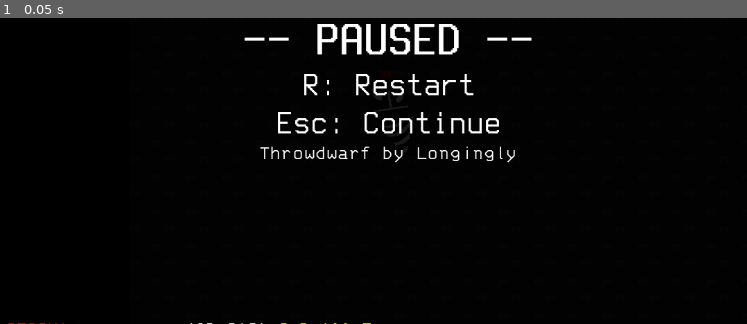
Above: before the commit, frame 1.
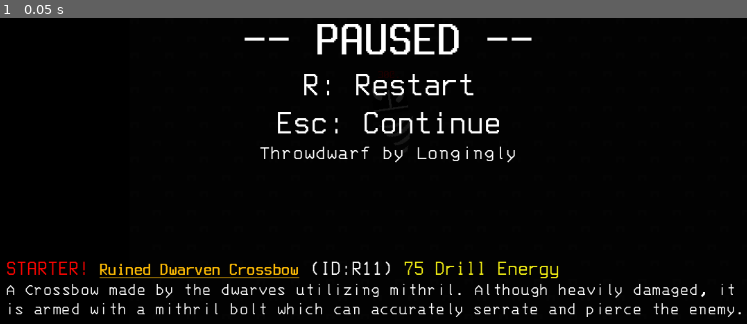
Above: after the commit, the same moment.

Repository: StaringLongingly/Throwdwarf
Game: Godot game, scene res://Game.tscn
The game is run twice, just before and just after one commit, with the same random seed, the same clock (stepped at 60 frames per second) and the same inputs.
Inputs:
- Up to frame 1 (0.05 s): no input

The runs differ from the first frame. In frame 1, 3.4% of the frame differs, in the area x 0-100%, y 79-100%.

Commit message:
Drill animation speed now reflects drill speed

Diff:
--- a/Game.tscn
+++ b/Game.tscn
@@ -1,33 +1,35 @@
-[gd_scene load_steps=57 format=3 uid="uid://g4pomsca342k"]
+[gd_scene load_steps=59 format=3 uid="uid://g4pomsca342k"]
 
 [ext_resource type="Script" path="res://scripts/Spawn Enemies.gd" id="1_4y6e0"]
 [ext_resource type="Texture2D" uid="uid://bx50dl8v58bq7" path="res://sprites/helmet.png" id="1_gwdp4"]
 [ext_resource type="Script" path="res://scripts/HelmetFollowBody.gd" id="2_htryi"]
 [ext_resource type="Script" path="res://scripts/character_body_2d.gd" id="3_qhakb"]
-[ext_resource type="Texture2D" uid="uid://bl4gfdmkda1f7" path="res://sprites/drill_v2/drill_v2_1.png" id="4_2biel"]
-[ext_resource type="Texture2D" uid="uid://dpayti0gepckq" path="res://sprites/drill_v2/drill_v2_2.png" id="5_qabg5"]
-[ext_resource type="Texture2D" uid="uid://c4v82gs4lw66k" path="res://sprites/drill_v2/drill_v2_3.png" id="6_7pqyj"]
-[ext_resource type="Texture2D" uid="uid://58kb6xsfqj8f" path="res://sprites/drill_v2/drill_v2_4.png" id="7_ev0tn"]
-[ext_resource type="Texture2D" uid="uid://d1tntyek3478t" path="res://sprites/drill_v2/drill_v2_5.png" id="8_n7rcw"]
-[ext_resource type="Texture2D" uid="uid://c3tl8ny7h3iuv" path="res://sprites/drill_v2/drill_v2_6.png" id="9_irc7c"]
-[ext_resource type="Texture2D" uid="uid://c6vnu6o0rl47n" path="res://sprites/drill_v2/drill_v2_7.png" id="10_2o4my"]
-[ext_resource type="Texture2D" uid="uid://bdobbji8i3h5s" path="res://sprites/drill_v2/drill_v2_8.png" id="11_mgmab"]
-[ext_resource type="Texture2D" uid="uid://b0mkssyq0e6fv" path="res://sprites/drill_v2/drill_v2_9.png" id="12_2sucp"]
-[ext_resource type="Texture2D" uid="uid://pbth2kib7ik7" path="res://sprites/drill_v2/drill_v2_10.png" id="13_0rvbh"]
-[ext_resource type="Texture2D" uid="uid://cklexdi8tb6d" path="res://sprites/drill_v2/drill_v2_11.png" id="14_1utxr"]
-[ext_resource type="Texture2D" uid="uid://b1i1sweefqv4h" path="res://sprites/drill_v2/drill_v2_12.png" id="15_ogxef"]
-[ext_resource type="Texture2D" uid="uid://bruoe4kfdh2a3" path="res://sprites/drill_v2/drill_v2_13.png" id="16_a44au"]
-[ext_resource type="Texture2D" uid="uid://2qny0pcusp2e" path="res://sprites/drill_v2/drill_v2_14.png" id="17_x7nbo"]
-[ext_resource type="Texture2D" uid="uid://qj8dumaqrpwy" path="res://sprites/drill_v2/drill_v2_15.png" id="18_uhcxt"]
-[ext_resource type="Texture2D" uid="uid://dy6vghnfw3eq5" path="res://sprites/drill_v2/drill_v2_16.png" id="19_bwr61"]
-[ext_resource type="Texture2D" uid="uid://bcm5pl2gcknof" path="res://sprites/drill_v2/drill_v2_17.png" id="20_qb8nx"]
-[ext_resource type="Texture2D" uid="uid://dd3gmefqjjbl2" path="res://sprites/drill_v2/drill_v2_18.png" id="21_fqufg"]
-[ext_resource type="Texture2D" uid="uid://db1i47fc7n4so" path="res://sprites/drill_v2/drill_v2_19.png" id="22_13mdf"]
+[ext_resource type="Texture2D" uid="uid://2cit8h8jrbqo" path="res://sprites/drill_v3/drill_v3_1.png" id="7_t7ou3"]
+[ext_resource type="Texture2D" uid="uid://cj3mww8f4q3hg" path="res://sprites/drill_v3/drill_v3_2.png" id="8_6xc34"]
+[ext_resource type="Texture2D" uid="uid://cnp4wfv8jwj32" path="res://sprites/drill_v3/drill_v3_3.png" id="9_4s2rv"]
+[ext_resource type="Texture2D" uid="uid://ykrn7t3gkbe0" path="res://sprites/drill_v3/drill_v3_4.png" id="10_vgblj"]
+[ext_resource type="Texture2D" uid="uid://xcdls0ynhqf" path="res://sprites/drill_v3/drill_v3_5.png" id="11_axrg8"]
+[ext_resource type="Texture2D" uid="uid://byebfxaybcs3q" path="res://sprites/drill_v3/drill_v3_6.png" id="12_vkcvi"]
+[ext_resource type="Texture2D" uid="uid://o7b3coep1g54" path="res://sprites/drill_v3/drill_v3_7.png" id="13_jm1ca"]
+[ext_resource type="Texture2D" uid="uid://iau1cdhctxlq" path="res://sprites/drill_v3/drill_v3_8.png" id="14_3tbwd"]
+[ext_resource type="Texture2D" uid="uid://0tuafe4rc64o" path="res://sprites/drill_v3/drill_v3_9.png" id="15_s8j0s"]
+[ext_resource type="Texture2D" uid="uid://dvrirf28idg56" path="res://sprites/drill_v3/drill_v3_10.png" id="16_csqm6"]
+[ext_resource type="Texture2D" uid="uid://bp6gj30r3k1yd" path="res://sprites/drill_v3/drill_v3_11.png" id="17_clcom"]
+[ext_resource type="Texture2D" uid="uid://b72ciwaf6ywci" path="res://sprites/drill_v3/drill_v3_12.png" id="18_olnu3"]
+[ext_resource type="Texture2D" uid="uid://6p60utdti6fy" path="res://sprites/drill_v3/drill_v3_13.png" id="19_b514h"]
+[ext_resource type="Texture2D" uid="uid://c6w51padreu75" path="res://sprites/drill_v3/drill_v3_14.png" id="20_k3vxp"]
+[ext_resource type="Texture2D" uid="uid://bhvmdk0wytx8n" path="res://sprites/drill_v3/drill_v3_15.png" id="21_gad2a"]
+[ext_resource type="Texture2D" uid="uid://nsb1p5r1taaw" path="res://sprites/drill_v3/drill_v3_16.png" id="22_nsm5w"]
+[ext_resource type="Texture2D" uid="uid://xu1tmep0obul" path="res://sprites/drill_v3/drill_v3_17.png" id="23_owpe4"]
 [ext_resource type="Script" path="res://scripts/drill.gd" id="23_unqb6"]
 [ext_resource type="Script" path="res://scripts/particle_parent.gd" id="24_1k5gd"]
+[ext_resource type="Texture2D" uid="uid://bs028a55ieh4n" path="res://sprites/drill_v3/drill_v3_18.png" id="24_gbf8y"]
+[ext_resource type="Texture2D" uid="uid://dm2ccoq374due" path="res://sprites/drill_v3/drill_v3_19.png" id="25_kpelu"]
 [ext_resource type="PackedScene" uid="uid://dd4dyytaho71c" path="res://scenes/drill_particle.tscn" id="25_n7681"]
 [ext_resource type="PackedScene" uid="uid://pts84332r2e1" path="res://scenes/drill_break_particle.tscn" id="26_2cqtc"]
+[ext_resource type="Texture2D" uid="uid://d4lnfolfpwkpd" path="res://sprites/drill_v3/drill_v3_20.png" id="26_sw8uq"]
 [ext_resource type="Script" path="res://scripts/camera_2d.gd" id="27_60si4"]
+[ext_resource type="Texture2D" uid="uid://i7d2rforvjcs" path="res://sprites/drill_v3/drill_v3_21.png" id="27_e03hj"]
 [ext_resource type="Texture2D" uid="uid://bb1k07befyqgt" path="res://sprites/breakBlack.png" id="28_df15o"]
 [ext_resource type="FontFile" uid="uid://c6ol0yxmxxu1w" path="res://addons/godot-vim/TerminessNerdFont-Regular.ttf" id="29_w8agl"]
 [ext_resource type="FontFile" uid="uid://bkytyi8vvmlum" path="res://addons/godot-vim/TerminessNerdFont-Italic.ttf" id="30_bpxdh"]
@@ -68,61 +70,67 @@
 animations = [{
 "frames": [{
 "duration": 1.0,
-"texture": ExtResource("4_2biel")
-}, {
-"duration": 1.0,
-"texture": ExtResource("5_qabg5")
-}, {
-"duration": 1.0,
-"texture": ExtResource("6_7pqyj")
-}, {
-"duration": 1.0,
-"texture": ExtResource("7_ev0tn")
-}, {
-"duration": 1.0,
-"texture": ExtResource("8_n7rcw")
-}, {
-"duration": 1.0,
-"texture": ExtResource("9_irc7c")
-}, {
-"duration": 1.0,
-"texture": ExtResource("10_2o4my")
-}, {
-"duration": 1.0,
-"texture": ExtResource("11_mgmab")
-}, {
-"duration": 1.0,
-"texture": ExtResource("12_2sucp")
-}, {
-"duration": 1.0,
-"texture": ExtResource("13_0rvbh")
-}, {
-"duration": 1.0,
-"texture": ExtResource("14_1utxr")
-}, {
-"duration": 1.0,
-"texture": ExtResource("15_ogxef")
-}, {
-"duration": 1.0,
-"texture": ExtResource("16_a44au")
-}, {
-"duration": 1.0,
-"texture": ExtResource("17_x7nbo")
-}, {
-"duration": 1.0,
-"texture": ExtResource("18_uhcxt")
-}, {
-"duration": 1.0,
-"texture": ExtResource("19_bwr61")
-}, {
-"duration": 1.0,
-"texture": ExtResource("20_qb8nx")
-}, {
-"duration": 1.0,
-"texture": ExtResource("21_fqufg")
-}, {
-"duration": 1.0,
-"texture": ExtResource("22_13mdf")
+"texture": ExtResource("7_t7ou3")
+}, {
+"duration": 1.0,
+"texture": ExtResource("8_6xc34")
+}, {
+"duration": 1.0,
+"texture": ExtResource("9_4s2rv")
+}, {
+"duration": 1.0,
+"texture": ExtResource("10_vgblj")
+}, {
+"duration": 1.0,
+"texture": ExtResource("11_axrg8")
+}, {
+"duration": 1.0,
+"texture": ExtResource("12_vkcvi")
+}, {
+"duration": 1.0,
+"texture": ExtResource("13_jm1ca")
+}, {
+"duration": 1.0,
+"texture": ExtResource("14_3tbwd")
+}, {
+"duration": 1.0,
+"texture": ExtResource("15_s8j0s")
+}, {
+"duration": 1.0,
+"texture": ExtResource("16_csqm6")
+}, {
+"duration": 1.0,
+"texture": ExtResource("17_clcom")
+}, {
+"duration": 1.0,
+"texture": ExtResource("18_olnu3")
+}, {
+"duration": 1.0,
+"texture": ExtResource("19_b514h")
+}, {
+"duration": 1.0,
+"texture": ExtResource("20_k3vxp")
+}, {
+"duration": 1.0,
+"texture": ExtResource("21_gad2a")
+}, {
+"duration": 1.0,
+"texture": ExtResource("22_nsm5w")
+}, {
+"duration": 1.0,
+"texture": ExtResource("23_owpe4")
+}, {
+"duration": 1.0,
+"texture": ExtResource("24_gbf8y")
+}, {
+"duration": 1.0,
+"texture": ExtResource("25_kpelu")
+}, {
+"duration": 1.0,
+"texture": ExtResource("26_sw8uq")
+}, {
+"duration": 1.0,
+"texture": ExtResource("27_e03hj")
 }],
 "loop": true,
 "name": &"default",
@@ -442,7 +450,6 @@
 script = ExtResource("37_nqwky")
 searchLabel = NodePath("../HUD/Search")
 itemCountLabel = NodePath("../HUD/ItemCount")
-cheatMode = true
 common_artifacts = {
 "Old Pickaxe": {
 "description": "An old rusty pickaxe made by a fallen dwarf colony. Pierces enemies.",
--- a/scripts/Block.gd
+++ b/scripts/Block.gd
@@ -30,6 +30,7 @@
 			var totalSellValue = get_node("/root/Node2D/Artifact").calculate_total_sell_value()
 			# print(totalSellValue)
 			var speedGain = totalSellValue * speedGainScale / 1000
+			get_node("/root/Node2D/Player/Drill & Colliders/Drill Sprite").speed_scale = -1 -speedGain
 			hp -= (speedGain + 1) * HpLoseRate * delta
 
 			@warning_ignore("narrowing_conversion")
Binary file added: sprites/drill_v3/drill_v3_1.png
Not shown, added: sprites/drill_v3/drill_v3_1.png.import
Binary file added: sprites/drill_v3/drill_v3_10.png
Not shown, added: sprites/drill_v3/drill_v3_10.png.import
Binary file added: sprites/drill_v3/drill_v3_11.png
Not shown, added: sprites/drill_v3/drill_v3_11.png.import
Binary file added: sprites/drill_v3/drill_v3_12.png
Not shown, added: sprites/drill_v3/drill_v3_12.png.import
Binary file added: sprites/drill_v3/drill_v3_13.png
Not shown, added: sprites/drill_v3/drill_v3_13.png.import
Binary file added: sprites/drill_v3/drill_v3_14.png
Not shown, added: sprites/drill_v3/drill_v3_14.png.import
(and 30 more such lines)
